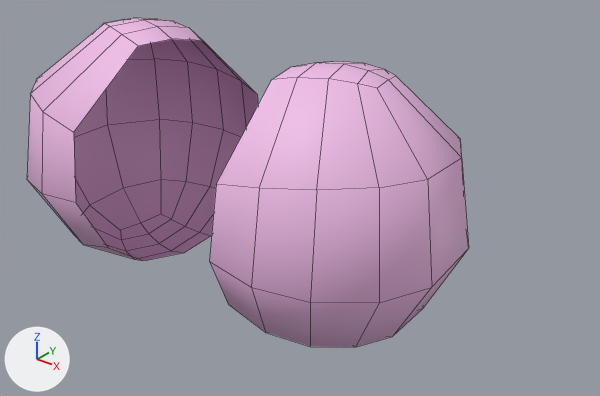
An edit to the FBX model Assets/Models/Shrimp/Armed Nylon/Shrimp_Eye_ANylon.fbx, drawn before and after from the same camera.
Before and after are seen from a 50 mm camera at (0.268, -0.455, 0.301) aimed at (-0.019, -0.097, 0.078). The axes (+X, +Y, +Z) are drawn at lower left. The lights are the same throughout. Mesh edges are drawn as thin lines.

In view in the first picture: 'Eye_low.002'.
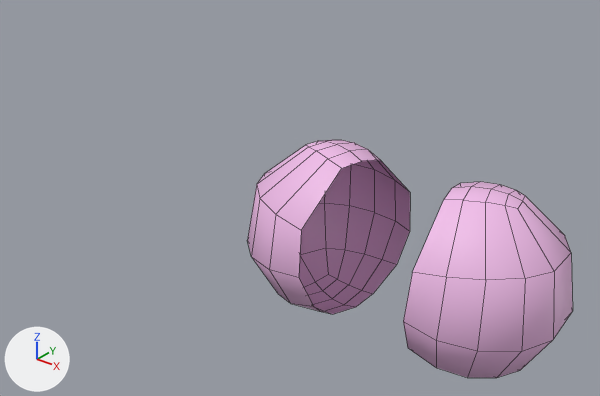
The newer file is also turned or shifted as a whole; pictures and numbers use the older file's frame.

What differs and where, as boxes [x1, y1, x2, y2] in the pictures (600 x 396 px; the box of a moved part takes in the faces that stretch with it):
'Eye_low.002', reshaped, moved (26% narrower, 28% shorter): before [27, 18, 469, 347]; after [248, 140, 573, 378]
part 1 of me_mesh_006, moved or reshaped: before [27, 18, 258, 261]; after [248, 140, 410, 314]
part 2 of me_mesh_006, moved or reshaped: before [209, 61, 469, 347]; after [403, 182, 573, 378]

The change in detail:
me_mesh_006 has 126 vertices, 112 faces and spans x -54896.0..197849.0, y -69841.0..59325.0, z -60763.0..70419.0.
me_mesh_006 is used by ob_eye_low_002; location (-0.0715, -0.1702, 0.1248); scale (0.0, 0.0, 0.0).
me_mesh_006 part 1: the loose piece of 63 vertices spanning x -54896.0..45615.0, y -69841.0..59325.0, z -60763.0..70419.0 is moved by (-71476.0, 3223.0, 0.0).
me_mesh_006 part 2: the loose piece of 63 vertices spanning x 97338.0..197849.0, y -69841.0..59325.0, z -60763.0..70419.0 is moved by (-75908.0, 3223.0, 0.0).
Object 'Eye_low.002' (ob_eye_low_002) moves from (-0.0715, -0.1702, 0.1248) to (0.0, 0.0, 0.0).
